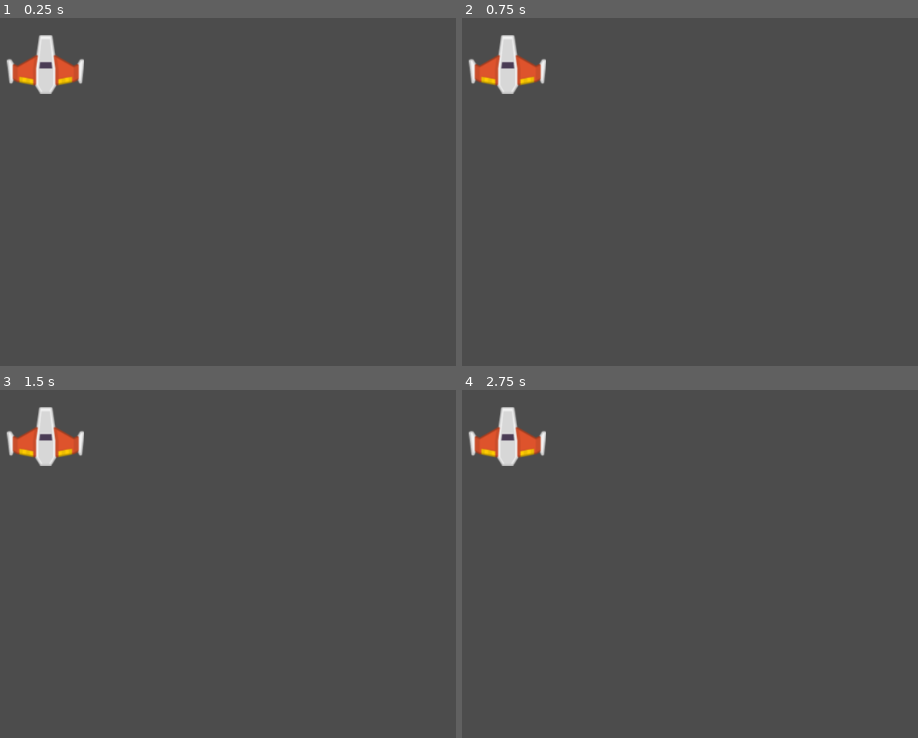
Above: before the commit, frames 1-4 (two rows, left to right).
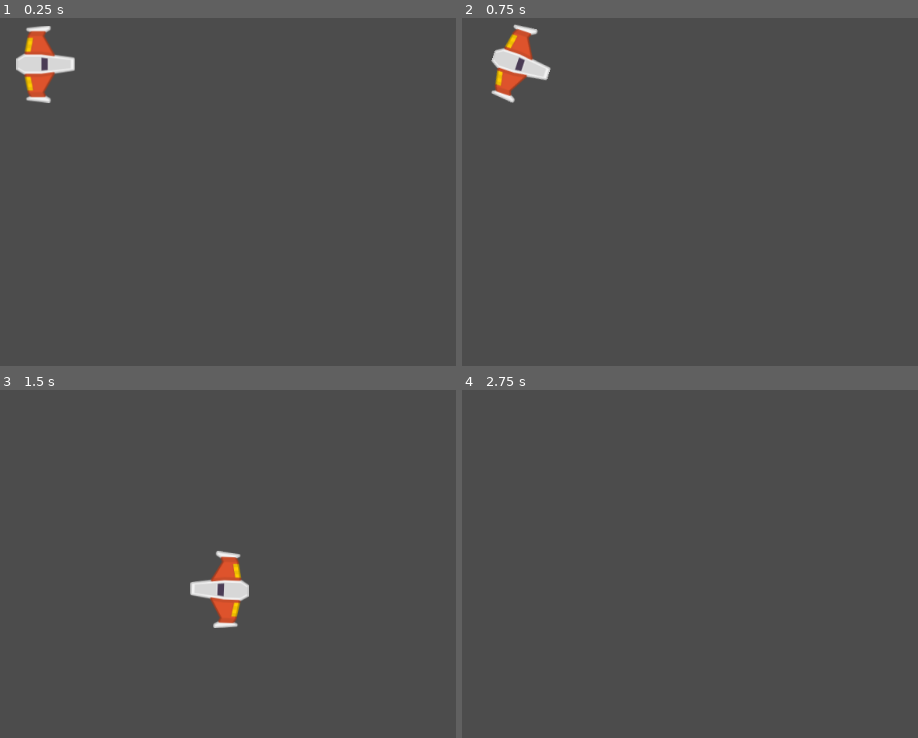
Above: after the commit, the same moments.

Repository: benferCompany/meteorito
Game: Godot game, scene res://Juego/Niveles/NivelTest.tscn
Same seed, same stepped clock (60 frames per second), same inputs: the game is played once before the commit and once after it.
Inputs:
- Up to frame 1 (0.25 s): no input
- Up to frame 2 (0.75 s): tap Enter at 0.5 s; hold W (mover_adelante, bound only after the commit) from 0.53 s (still down); hold D (rotar_antihorario, bound only after the commit) from 0.53 s (still down)
- Up to frame 3 (1.5 s): tap A (rotar_horario, bound only after the commit) at 0.8, 1.35 s; release W (mover_adelante, bound only after the commit) at 1.28 s; release D (rotar_antihorario, bound only after the commit) at 1.28 s; hold S (mover_atras, bound only after the commit) from 1.28 s (still down)
- Up to frame 4 (2.75 s): tap D (rotar_antihorario, bound only after the commit) at 1.55 s; release S (mover_atras, bound only after the commit) at 2.03 s; hold W (mover_adelante, bound only after the commit) from 2.03 s (still down); hold D (rotar_antihorario, bound only after the commit) from 2.03 s (still down); tap A (rotar_horario, bound only after the commit) at 2.3 s

The runs differ from the first frame. In frame 1, 1.9% of the frame differs, in the area x 1-19%, y 2-25%; in frame 2, 1.8%; in frame 3, 2.9%, in the area x 1-55%, y 4-69%; in frame 4, 1.5%.

Commit message:
Moviendo al Personaje

Diff:
--- /dev/null
+++ b/Juego/Naves/Player/Player.gd
@@ -0,0 +1,34 @@
+#Player.gd
+class_name Player
+extends RigidBody2D
+
+
+#Atribute Export
+export var potencia_motor: int =20
+export var potencia_rotacion:int = 280
+
+#Atributos
+var empuje:Vector2 = Vector2.ZERO
+var dir_rotacion: int =0
+
+#Metodos
+func _integrate_forces(state: Physics2DDirectBodyState) -> void:
+	apply_central_impulse(empuje.rotated(rotation))
+	apply_torque_impulse(dir_rotacion  * potencia_rotacion)
+	pass
+
+func _process(delta: float) -> void:
+	player_input()
+
+#Metodos Custom
+func player_input()-> void:
+	empuje = Vector2.ZERO
+	if Input.is_action_pressed("mover_adelante"):
+		empuje = Vector2(potencia_motor,0)
+	elif Input.is_action_pressed("mover_atras"):
+		empuje = Vector2(-potencia_motor,0)
+	dir_rotacion = 0
+	if Input.is_action_pressed("rotar_horario"):
+		dir_rotacion -=1
+	elif Input.is_action_pressed("rotar_antihorario"):
+		dir_rotacion +=1
--- a/Juego/Naves/Player/Player.tscn
+++ b/Juego/Naves/Player/Player.tscn
@@ -1,10 +1,23 @@
-[gd_scene load_steps=2 format=2]
+[gd_scene load_steps=5 format=2]
 
 [ext_resource path="res://Juego/Naves/Player/player_orange.png" type="Texture" id=1]
+[ext_resource path="res://Juego/Naves/Player/Player.gd" type="Script" id=2]
+
+[sub_resource type="PhysicsMaterial" id=2]
+friction = 0.0
+
+[sub_resource type="CircleShape2D" id=1]
+radius = 35.0143
 
 [node name="Player" type="RigidBody2D"]
+physics_material_override = SubResource( 2 )
+linear_damp = 1.0
+angular_damp = 4.0
+script = ExtResource( 2 )
 
 [node name="Sprite" type="Sprite" parent="."]
+rotation = 1.5708
 texture = ExtResource( 1 )
 
 [node name="CollisionShape2D" type="CollisionShape2D" parent="."]
+shape = SubResource( 1 )
--- a/project.godot
+++ b/project.godot
@@ -7,6 +7,16 @@
 ;   param=value ; assign values to parameters
 
 config_version=4
+
+_global_script_classes=[ {
+"base": "RigidBody2D",
+"class": "Player",
+"language": "GDScript",
+"path": "res://Juego/Naves/Player/Player.gd"
+} ]
+_global_script_class_icons={
+"Player": ""
+}
 
 [application]
 
@@ -18,6 +28,33 @@
 
 common/drop_mouse_on_gui_input_disabled=true
 
+[input]
+
+mover_adelante={
+"deadzone": 0.5,
+"events": [ Object(InputEventKey,"resource_local_to_scene":false,"resource_name":"","device":0,"alt":false,"shift":false,"control":false,"meta":false,"command":false,"pressed":false,"scancode":87,"physical_scancode":0,"unicode":0,"echo":false,"script":null)
+, Object(InputEventKey,"resource_local_to_scene":false,"resource_name":"","device":0,"alt":false,"shift":false,"control":false,"meta":false,"command":false,"pressed":false,"scancode":16777232,"physical_scancode":0,"unicode":0,"echo":false,"script":null)
+ ]
+}
+mover_atras={
+"deadzone": 0.5,
+"events": [ Object(InputEventKey,"resource_local_to_scene":false,"resource_name":"","device":0,"alt":false,"shift":false,"control":false,"meta":false,"command":false,"pressed":false,"scancode":83,"physical_scancode":0,"unicode":0,"echo":false,"script":null)
+, Object(InputEventKey,"resource_local_to_scene":false,"resource_name":"","device":0,"alt":false,"shift":false,"control":false,"meta":false,"command":false,"pressed":false,"scancode":16777234,"physical_scancode":0,"unicode":0,"echo":false,"script":null)
+ ]
+}
+rotar_horario={
+"deadzone": 0.5,
+"events": [ Object(InputEventKey,"resource_local_to_scene":false,"resource_name":"","device":0,"alt":false,"shift":false,"control":false,"meta":false,"command":false,"pressed":false,"scancode":65,"physical_scancode":0,"unicode":0,"echo":false,"script":null)
+, Object(InputEventKey,"resource_local_to_scene":false,"resource_name":"","device":0,"alt":false,"shift":false,"control":false,"meta":false,"command":false,"pressed":false,"scancode":16777231,"physical_scancode":0,"unicode":0,"echo":false,"script":null)
+ ]
+}
+rotar_antihorario={
+"deadzone": 0.5,
+"events": [ Object(InputEventKey,"resource_local_to_scene":false,"resource_name":"","device":0,"alt":false,"shift":false,"control":false,"meta":false,"command":false,"pressed":false,"scancode":68,"physical_scancode":0,"unicode":0,"echo":false,"script":null)
+, Object(InputEventKey,"resource_local_to_scene":false,"resource_name":"","device":0,"alt":false,"shift":false,"control":false,"meta":false,"command":false,"pressed":false,"scancode":16777233,"physical_scancode":0,"unicode":0,"echo":false,"script":null)
+ ]
+}
+
 [physics]
 
 common/enable_pause_aware_picking=true
